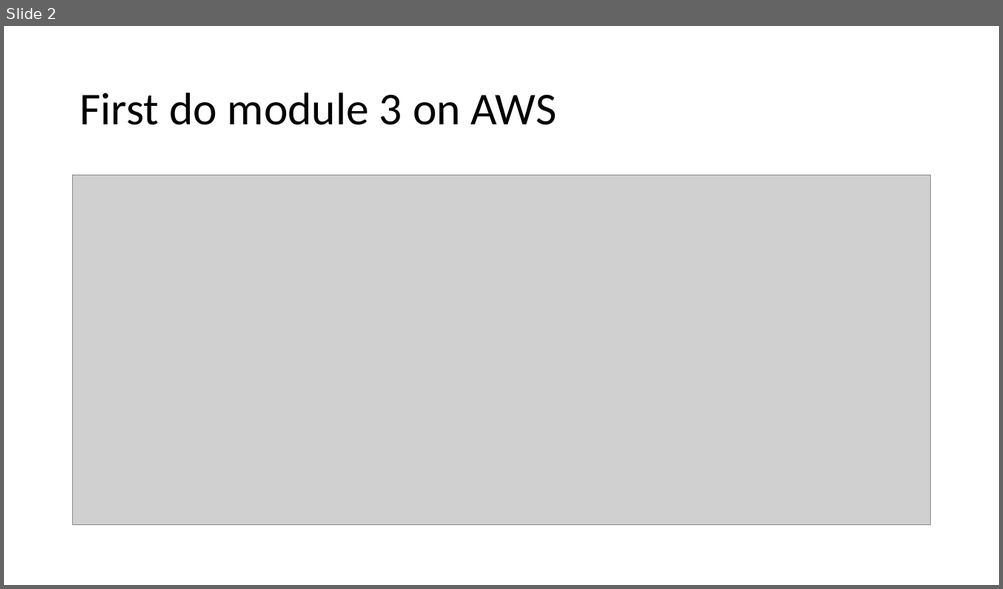
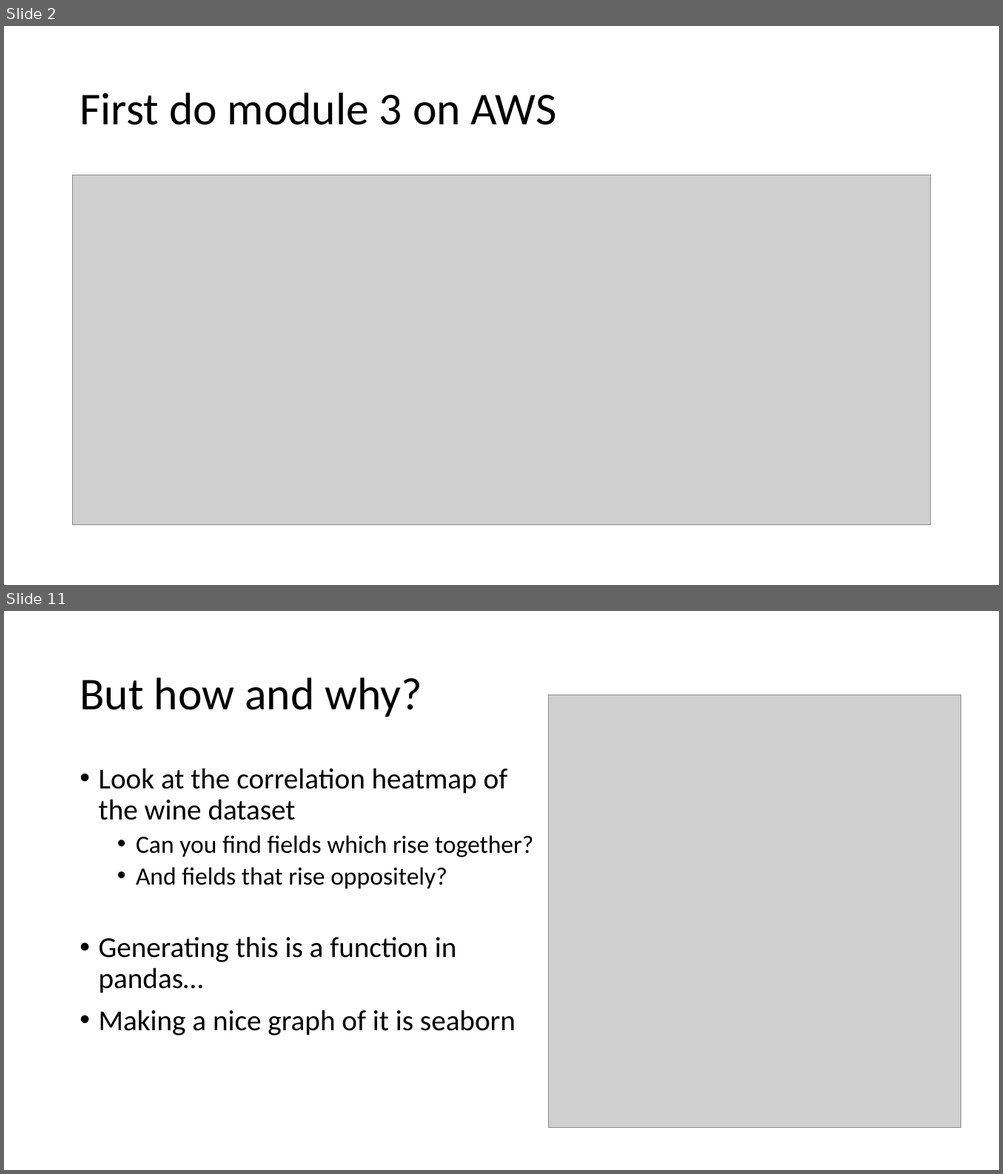
Before and after one commit to mjochen/CloudAI, a slide deck: PPT/3 - Implementing a pipeline.pptx. Shown one above the other, each under a label of ours: slide 2 before the commit, slides 2 and 11 after it; the slides between them are not shown. The pictures are 1003x589 and 1003x1174 pixels, drawn with LibreOffice and Linux fonts; fonts in the diff are those of the drawing; grey boxes stand for pictures. Boxes give left, top, right and bottom in pixels: in the first picture for what was removed or moved away, otherwise in the second. Text is boxed around its words. In the diff, an @@ line names an element or a change of style, - is before the commit and + after.

```diff
--- a/PPT/3 - Implementing a pipeline.pptx
+++ b/PPT/3 - Implementing a pipeline.pptx
@@ slide 11 added at <box>4,611,999,1170</box>, background #FFFFFF @@
@@ title added at <box>79,678,422,717</box>, 44 pt, text #000000 @@
+But how and why?
@@ picture added at <box>549,695,961,1128</box> @@
@@ text added at <box>99,768,534,1036</box>, 28 pt, text #000000 @@
+• Look at the correlation heatmap of the wine dataset
+  • Can you find fields which rise together?
+  • And fields that rise oppositely?
+• Generating this is a function in pandas…
+• Making a nice graph of it is seaborn
```
Also in this commit, not shown: 2 slides changed, 12 other slides added, 1 slide removed, 24 other files.
